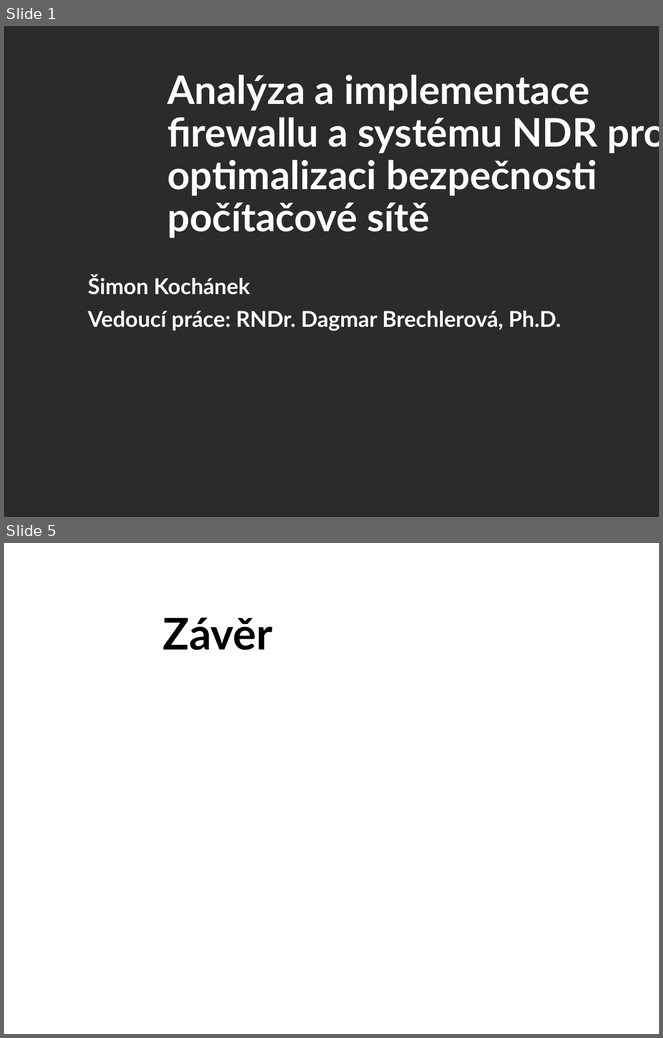
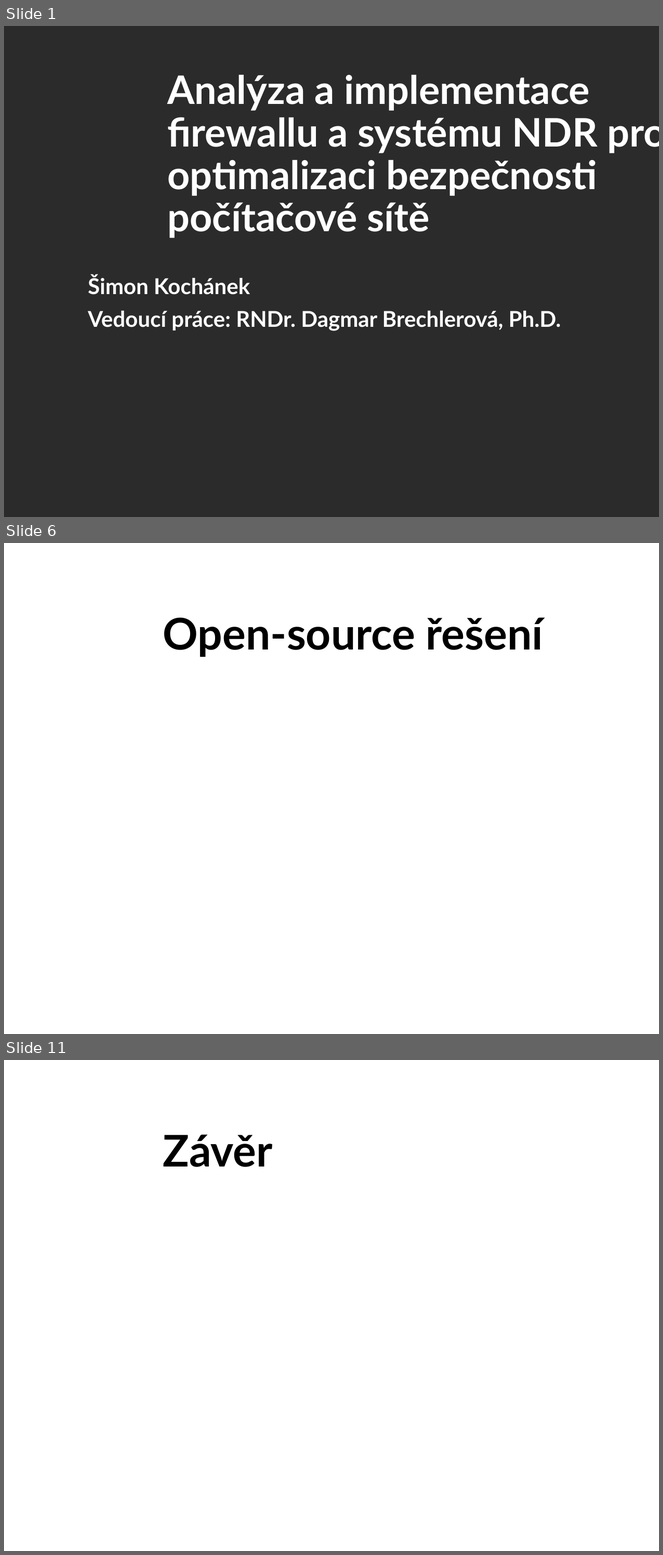
Before and after one commit to zimice/pr5_ndr, a slide deck: kochanek_ndr_prezentace.pptx. Shown one above the other, each under a label of ours: slides 1 and 5 before the commit, slides 1, 6 and 11 after it; the slides between them are not shown. The pictures are 663x1038 and 663x1555 pixels, drawn with LibreOffice and Linux fonts; fonts in the diff are those of the drawing; background and template pictures are left out; a plain dark background stands for a picture behind light text. Boxes give left, top, right and bottom in pixels: in the first picture for what was removed or moved away, otherwise in the second. Text is boxed around its words. In the diff, an @@ line names an element or a change of style, - is before the commit and + after.

```diff
--- a/kochanek_ndr_prezentace.pptx
+++ b/kochanek_ndr_prezentace.pptx
@@ slide 6 added at (4, 543, 659, 1034), background picture (left out) @@
@@ title added at (163, 617, 543, 657), 48 pt, text #000000, bold @@
+Open-source řešení
@@ what was slide 5 is now slide 11 @@
```
Also in this commit, not shown: 8 other slides added, 4 slides removed, 1 other file.
